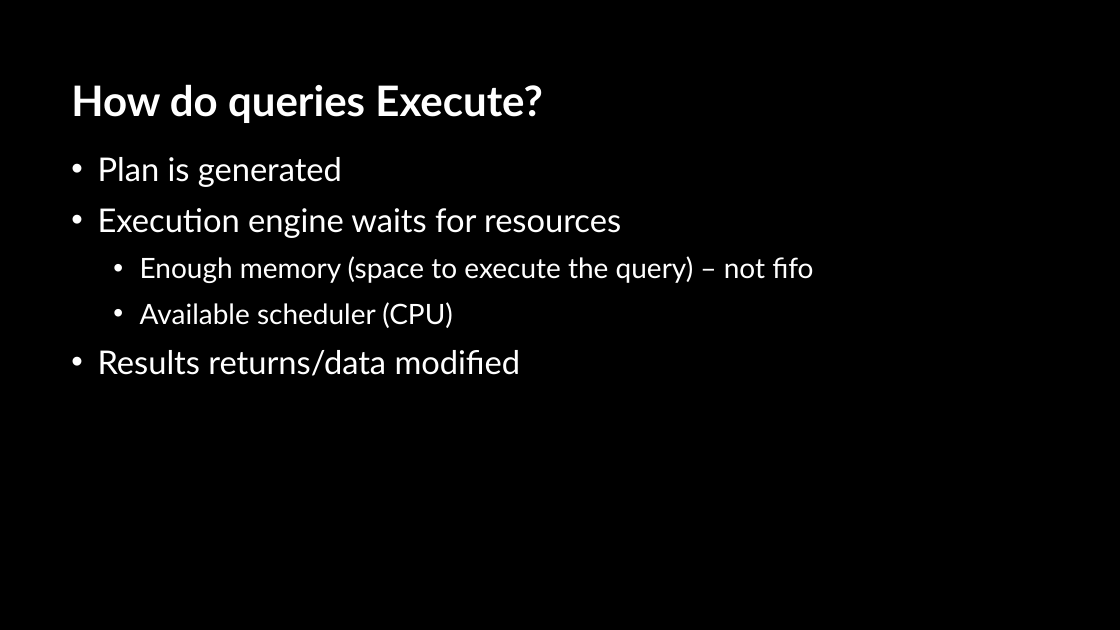
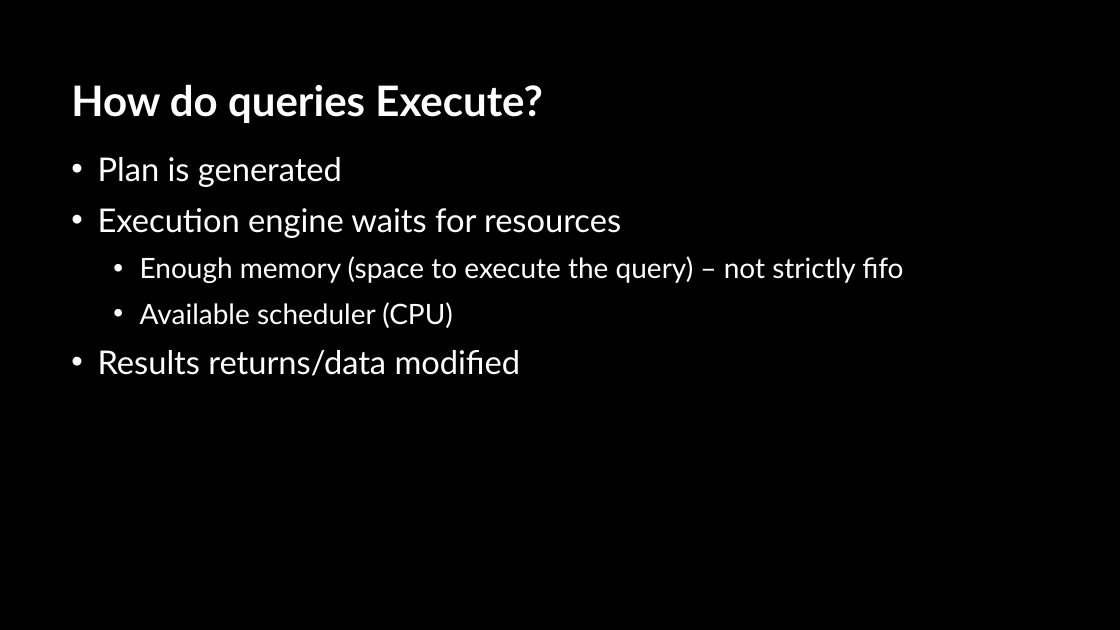
Before and after one commit to sabinio/SQLTraining, a slide deck: slide 5 of Slides/3. Query Execution.pptx. Drawn at 1120x630 pixels with LibreOffice and Linux fonts; fonts in the diff are those of the drawing; background and template pictures are left out. Boxes give left, top, right and bottom in pixels: in the first picture for what was removed or moved away, otherwise in the second. Text is boxed around its words. In the diff, an @@ line names an element or a change of style, - is before the commit and + after.

Commit message:
slides minor corrections to memory grants

```diff
--- a/Slides/3. Query Execution.pptx
+++ b/Slides/3. Query Execution.pptx
@@ text at bbox=[140, 256, 903, 283]: text changed @@
-  • Enough memory (space to execute the query) – not fifo
+  • Enough memory (space to execute the query) – not strictly fifo
```
Also in this commit, not shown: 3 other slides changed.
